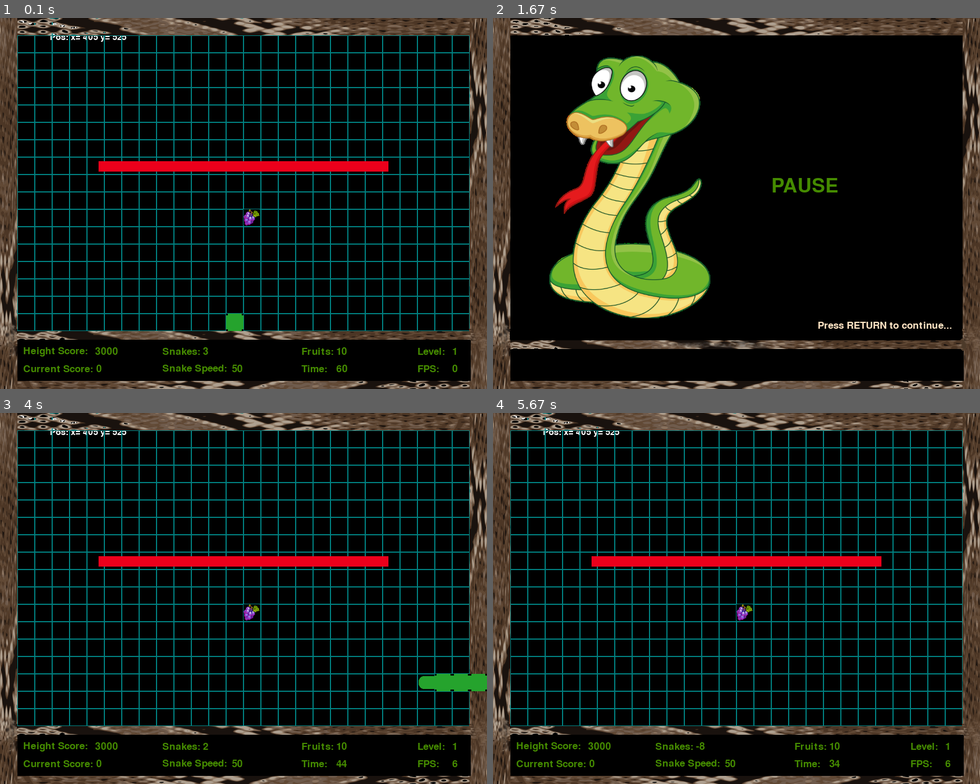
Above: before the commit, frames 1-4 (two rows, left to right).
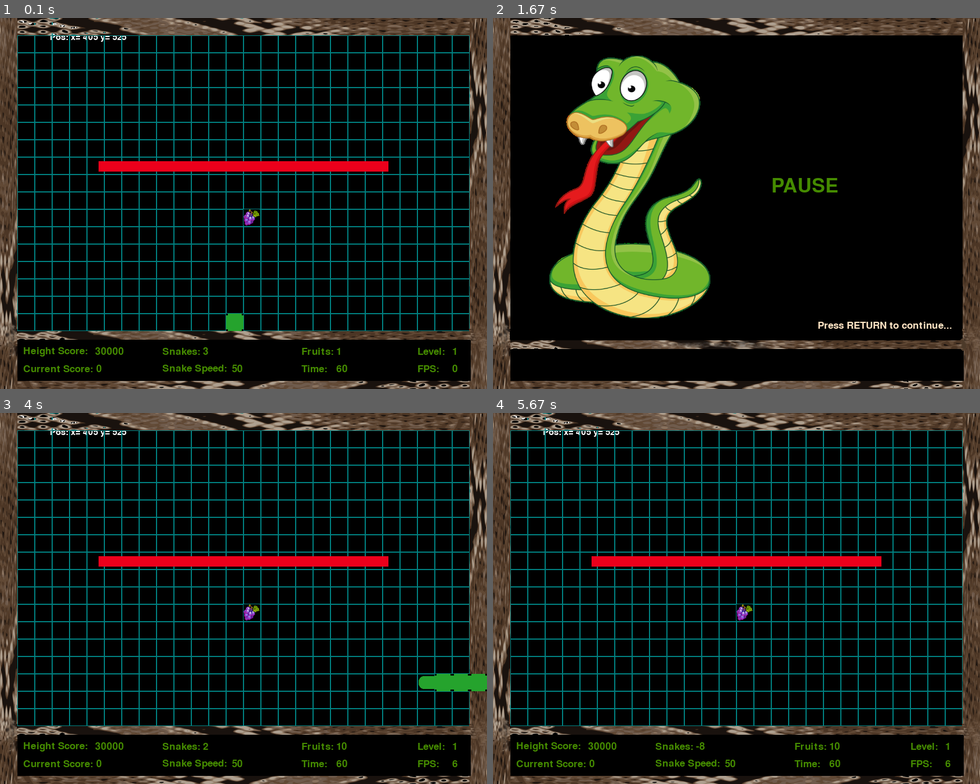
Above: after the commit, the same moments.

Repository: byAbaddon/PyGame-Greedy-Snake
Game: pygame game, started from main.py
Same seed, same stepped clock (60 frames per second), same inputs: the game is played once before the commit and once after it.
Inputs (mouse positions are in pixels of both pictures, inside the frame that each line leads up to):
- Up to frame 1 (0.1 s): no input
- Up to frame 2 (1.67 s): hold P 0.33-0.8 s; hold Right 0.33-0.8 s; move the mouse to (717, 222) at 0.37 s; tap Enter at 0.83 s; hold P from 1.33 s (still down); hold Right from 1.33 s (still down); move the mouse to (785, 285) at 1.37 s
- Up to frame 3 (4 s): release P at 1.8 s; release Right at 1.8 s; tap Enter at 1.83, 2.97 s; tap P at 2.4 s
- Up to frame 4 (5.67 s): hold Up 4.03-4.5 s; move the mouse to (921, 739) at 4.07 s; hold Right 4.53-5 s; hold Down from 5.6 s (still down)

The runs differ from the first frame. In frame 1, less than 0.1% of the frame differs, in the area x 24-72%, y 88-91%; in frame 2, nothing differs; in frame 3, less than 0.1%, in the area x 24-72%, y 88-96%; in frame 4, less than 0.1%.

Commit message:
add more snake function

Diff:
--- a/main.py
+++ b/main.py
@@ -55,7 +55,7 @@
             self.state = 'pause'
 
         if not self.is_bg_created:
-            # Sound.background_music(self)
+            Sound.background_music(self)
             figure_group.add(Figure('./src/assets/images/figures/level_2.png'))
             self.is_bg_created = True
 
--- a/src/classes/fruit.py
+++ b/src/classes/fruit.py
@@ -10,7 +10,7 @@
         pygame.sprite.Sprite.__init__(self,)
         self.asg = all_spite_groups_dict
         self.snake_data = snake
-        self.random_weight_fruit = choices(self.fruits_list, weights=[10, 10, 9, 8, 7, 6, 5, 4, 3, 2, 1])[0]
+        self.random_weight_fruit = self.check_is_penalty()
         self.item_name = str(self.random_weight_fruit).split('/')[-1][:-4]
         self.image = scale_image(self.random_weight_fruit, BLOCK_SIZE - 2, BLOCK_SIZE - 2).convert_alpha()
         self.rect = self.image.get_bounding_rect(min_alpha=1)
@@ -21,16 +21,16 @@
         self.rect.center = (self.x_pos * BLOCK_SIZE + self.image.get_width() // 2,
                             self.y_pos * BLOCK_SIZE + self.image.get_height() // 2)
 
-    def penalty_fruits(self):
-        fruit_group = self.asg['fruit']
-        for _ in range(3):
-            fruit_group.add(Fruit(self.asg, self.snake_data))
-            # self.image = './src/assets/images/beer/zero_cocktail_0.png'
+    def check_is_penalty(self):
+        if self.snake_data.is_penalty:
+            self.random_weight_fruit = './src/assets/images/penalty/zeroPoints_frog_0.png'
+        else:
+            self.random_weight_fruit = choices(self.fruits_list, weights=[10, 10, 9, 8, 7, 6, 5, 4, 3, 2, 1])[0]
+        return self.random_weight_fruit
 
     def check_fruit_and_snake_body_collide(self):
         for part in self.snake_data.body_list[1:]:
             if part == self.fruit_sell_position:
-                # print('++++fruit in body+++++')
                 fruit_group = self.asg['fruit']
                 fruit_group.empty()
                 fruit_group.add(Fruit(self.asg, self.snake_data))
@@ -42,11 +42,7 @@
         sprite = pygame.sprite.groupcollide(fruit_group, figure_group, True, False, pygame.sprite.collide_mask)
         if sprite:
             fruit_group.add(Fruit(self.asg, self.snake_data))
-            # print('++++fruit in figure+++++')
 
     def update(self):
         self.check_fruit_and_snake_body_collide()
         self.check_fruit_and_figure_collide()
-        if self.snake_data.is_penalty:
-            self.penalty_fruits()
-            self.snake_data.is_penalty = False
--- a/src/classes/snake.py
+++ b/src/classes/snake.py
@@ -5,22 +5,25 @@
 
 
 class Snake(pygame.sprite.Sprite, Sound):
+    exit_pos = [S_W // 2 - BLOCK_SIZE, 0]
     start_time = pygame.time.get_ticks()
     COOLDOWN = 10
     points = 0
+    lives = 3
+    level = 1
+    # - for reset in current game
+    eat_timer = 60
     speed = 6  # FPS
     current_snake_speed = 50
-    lives = 3
-    level = 1
-    eat_fruits_counter = 10
-    eat_timer = 60
+    fruits_counter = 1
     is_eat_fruit = False
     is_penalty = False
-    is_dead = False
+    is_level_complete = False
     is_pause = False
+    is_game_over = False
     start_x_pos = CELL_NUMBER // 2 - 1
     start_y_pos = CELL_NUMBER // 2 + 3
-
+    # 26 / 17
     def __init__(self, all_spite_groups_dict):
         pygame.sprite.Sprite.__init__(self)
         self.asg = all_spite_groups_dict
@@ -108,6 +111,18 @@
         self.speed += 0.4
         self.current_snake_speed += 10
 
+    def check_over_time_eat_fruit(self):
+        time_now = pygame.time.get_ticks()
+        if time_now - self.start_time > self.COOLDOWN:
+            self.start_time = time_now
+            self.eat_timer -= 1
+        if self.eat_timer <= 0:
+            self.eat_timer = 60
+            Sound.time_over(self)
+            Sound.add_penalty_fruits(self)
+            self.fruits_counter += 3
+            self.is_penalty = True
+
     def check_snake_and_fruit_collide(self):
         for sprite in pygame.sprite.spritecollide(self, self.asg['fruit'], True, pygame.sprite.collide_mask):
             if sprite:
@@ -115,45 +130,86 @@
                 _, fruit_name, fruit_points = sprite.item_name.split('_')
                 if fruit_name == 'rabbit':
                     Sound.snake_eat_rabbit(self)
+                elif fruit_name == 'frog':
+                    Sound.snake_eat_frog(self)
                 else:
                     Sound.snake_eat(self)
                 self.points += int(fruit_points)
                 self.increase_body_snake()
                 self.increase_speed_snake()
-                self.eat_fruits_counter -= 1
+                self.fruits_counter -= 1
                 self.eat_timer = 60
                 self.is_eat_fruit = True
 
     def check_snake_and_figure_collide(self):
         for sprite in pygame.sprite.spritecollide(self, self.asg['figure'], False, pygame.sprite.collide_mask):
             if sprite:
-                self.snake_crash()
-
-    def timer(self):
-        time_now = pygame.time.get_ticks()
-        if time_now - self.start_time > self.COOLDOWN:
-            self.start_time = time_now
-            self.eat_timer -= 1
-
-    def check_over_time_eat_fruit(self):
-        pass
-        # todo:
-        # self.is_penalty = True
-
-
-    def check_level_complete(self):
-        if self.eat_fruits_counter == 0:
-            self.level += 1  # todo: if snake exit form level
+                self.snake_crash()  # go to crash method to reset data
 
     def check_crash_in_wall(self):
         BS = BLOCK_SIZE
         if BS > self.rect.x or self.rect.x > S_W - BS * 2 or self.rect.y > S_H - FRAME_SIZE - BS or self.rect.y < BS:
-            self.snake_crash()
+            self.snake_crash()  # go to crash method to reset data
 
     def snake_crash(self):
-        Sound.snake_crash(self)
-        self.lives -= 1
-        print('crash in wall')
+        if self.fruits_counter == 0 and self.rect.x == self.exit_pos[0] and self.rect.y <= 0:
+            self.level_complete()
+        else:
+            Sound.snake_crash(self)
+            self.lives -= 1
+            if self.lives == 0:
+                self.is_game_over = True
+            else:
+                self.start_level_again()
+
+    def check_level_complete(self):
+        if self.fruits_counter == 0:
+            exit_rect = pygame.Rect(self.exit_pos[0], self.exit_pos[1], BLOCK_SIZE, BLOCK_SIZE)
+            pygame.draw.rect(SCREEN, 'black', exit_rect)
+            self.eat_timer = 60
+            self.is_eat_fruit = False
+
+    def level_complete(self):
+        if not self.is_level_complete:
+            Sound.stop_all_sounds()
+            Sound.level_complete(self)
+            self.is_level_complete = True
+
+        if key_pressed(pygame.K_SPACE):
+            self.level += 1  # todo: if snake exit form level
+            self.reset_current_data()
+            print('complete')
+
+
+    def start_level_again(self):
+        self.reset_current_data()
+
+    def reset_current_data(self):
+        self.eat_timer = 60
+        self.speed = 6  # FPS
+        self.current_snake_speed = 50
+        self.fruits_counter = 10
+        self.is_eat_fruit = False
+        self.is_penalty = False
+        self.is_level_complete = False
+        self.is_pause = False
+        self.start_x_pos = CELL_NUMBER // 2 - 1
+        self.start_y_pos = CELL_NUMBER // 2 + 3
+
+    def reset_all_data(self):  # for new game
+        self.points = 0
+        self.lives = 3
+        self.level = 1
+        self.eat_timer = 60
+        self.speed = 6  # FPS
+        self.current_snake_speed = 50
+        self.fruits_counter = 10
+        self.is_eat_fruit = False
+        self.is_penalty = False
+        self.is_level_complete = False
+        self.is_pause = False
+        self.start_x_pos = CELL_NUMBER // 2 - 1
+        self.start_y_pos = CELL_NUMBER // 2 + 3
 
     def update(self):
         self.check_direction()
@@ -162,7 +218,6 @@
         self.move()
         self.check_snake_and_fruit_collide()
         self.check_snake_and_figure_collide()
-        self.timer()
         self.check_over_time_eat_fruit()
+        self.check_crash_in_wall()
         self.check_level_complete()
-        self.check_crash_in_wall()
--- a/src/classes/sound.py
+++ b/src/classes/sound.py
@@ -24,6 +24,15 @@
     def background_music(self):
         self.play_sound('./src/assets/sounds/Background_tango.mp3', 0.6, -1)
 
+    def add_penalty_fruits(self):
+        self.play_sound('./src/assets/sounds/add_penalty_fruits.mp3')
+
+    def time_over(self):
+        self.play_sound('./src/assets/sounds/time-over.wav')
+
+    def level_complete(self):
+        self.play_sound('./src/assets/sounds/level_complete.wav')
+
     # ===========================  SNAKE ===========================
     def snake_move(self):
         self.play_sound('./src/assets/sounds/snake_move_one.wav')
@@ -34,5 +43,8 @@
     def snake_eat_rabbit(self):
         self.play_sound('./src/assets/sounds/snake_eat_bunny.wav')
 
+    def snake_eat_frog(self):
+        self.play_sound('./src/assets/sounds/snake_eat_frog.wav')
+
     def snake_crash(self):
         self.play_sound('./src/assets/sounds/crash.wav')
--- a/src/classes/table.py
+++ b/src/classes/table.py
@@ -10,8 +10,7 @@
         self.image = pygame.image.load('./src/assets/images/frame/frame.png')
         self.rect = self.image.get_bounding_rect(min_alpha=1)
         self.rect.center = (2, S_H - FRAME_SIZE + 3)
-        self.height_score = 3000
-
+        self.height_score = 30000
 
     def draw_display_frame(self):
         table_rect = pygame.Rect(0, 0, S_W, S_H)
@@ -38,7 +37,7 @@
 
         # label fruits left
         text_creator('Fruits:', 'chartreuse4', 520, S_H - 65)
-        text_creator(f'{self.snake_data.eat_fruits_counter}', 'chartreuse4', 580, S_H - 65)
+        text_creator(f'{self.snake_data.fruits_counter}', 'chartreuse4', 580, S_H - 65)
 
         # label time
         text_creator('Time:', 'chartreuse4', 520, S_H - 35)
Binary file removed: src/assets/images/backgrounds/b2.jpeg
Binary file removed: src/assets/images/backgrounds/backgroud600_800.jpeg
Binary file removed: src/assets/images/backgrounds/background_menu-image.png
Binary file removed: src/assets/images/backgrounds/bg_1000_940_logo.png
Binary file removed: src/assets/images/backgrounds/bg_1000_960_logo.png
Binary file added: src/assets/images/backgrounds/bg_snake.png
Renamed: src/assets/images/backgrounds/b1.jpeg -> src/assets/images/backgrounds/bonus.jpeg
Binary file removed: src/assets/images/backgrounds/little_snake.jpg
Renamed: src/assets/images/beer/Onezero-points-beer.png -> src/assets/images/penalty/Onezero-points-beer.png
Binary file added: src/assets/images/penalty/zeroPoints_frog_0.png
Renamed: src/assets/images/beer/zero_cocktail_0.png -> src/assets/images/penalty/zero_cocktail_0.png
Renamed: src/assets/images/beer/zero-points-beer.png -> src/assets/images/penalty/zeropoints_beer_0.png
(and 4 more such lines)
